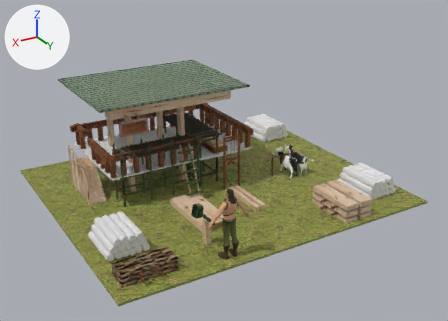
A saved change to the FBX model Blender Project Sawmill/Elf Sawmill/Elf_Sawmill_withElf.fbx.
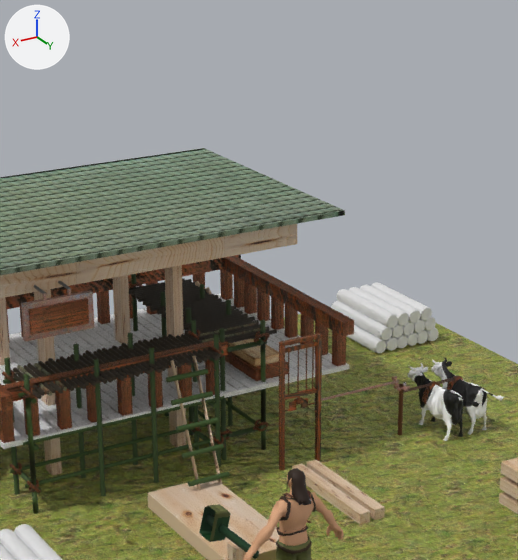
Old and new are each drawn whole from a 50 mm lens placed at (15.0, 26.0, 14.6), pointed at (-0.1, 0.7, 2.0) and again close up on the part from 25% to 71% of the width and 0% to 70% of the height. Every picture has the same lights, and +X, +Y and +Z are marked at upper left. Where no turn or scale is listed for an object, it has been applied to the vertices.

The scene before the commit, as lines of its bpy script (objects in view):
```python
ob_apost = bpy.data.objects.new('Apost', me_cubo_021)
ob_apost.location = (-0.89, -2.25, 1.79)
ob_barandillaa = bpy.data.objects.new('BarandillaA', me_cubo_059)
ob_barandillaa.location = (-2.56, -0.86, 2.04)
ob_barandillaa.rotation_euler = (0.0, 0.0, 3.142)  # degrees (0, 0, 180)
ob_barandillaa.scale = (-0.116, -0.103, -0.46)
ob_bigaterrat = bpy.data.objects.new('BigaTerrat', me_cubo)
ob_bigaterrat.location = (1.99, -1.03, 5.05)
# also in view: 'TerraEdifici' at (1.4, -3.6, 1.6); 'Sierra' at (-0.9, 0.2, 1.5); 'Andamio1' at (-0.7, -3.0, 1.5); 'Terra' at (-0.2, -0.5, 0.0); 'Terrat' at (1.9, -3.3, 5.4)
```
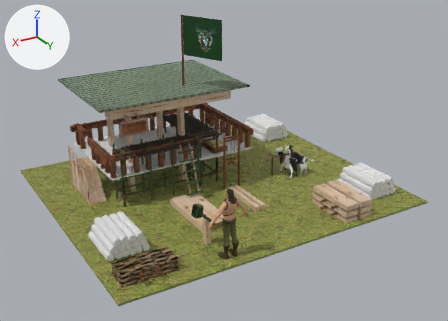
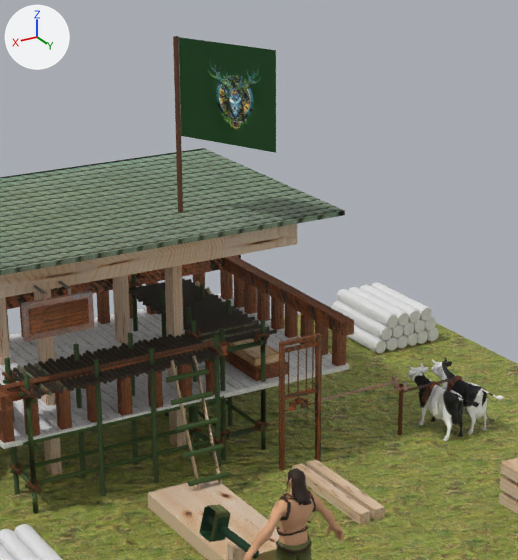
What differs and where, as boxes (x1, y1, x2, y2) in the close-ups (518 x 560 px):
'Plano.001', added: after (179, 37, 276, 153)
'Cubo', added: after (173, 36, 183, 212)

The change, as a diff of the scene's bpy script:
```diff
--- a/Blender Project Sawmill/Elf Sawmill/Elf_Sawmill_withElf.fbx.py
+++ b/Blender Project Sawmill/Elf Sawmill/Elf_Sawmill_withElf.fbx.py
@@ img_elf_flag_jpg @@
+img_elf_flag_jpg = load_image('Elf_Flag.jpg', 'Elf_Flag.jpg', 462, 784, 'sRGB')
@@ img_elf_flag_nrm_jpg @@
+img_elf_flag_nrm_jpg = load_image('Elf_Flag_NRM.jpg', 'Elf_Flag_NRM.jpg', 462, 784, 'Non-Color')
@@ mat_material_047 @@
 n2 = _N.new('ShaderNodeTexImage'); n2.name = 'Image Texture'
-n2.image = img_textura_liston_c_jpg
+n2.image = img_elf_flag_jpg
 n3 = _N.new('ShaderNodeTexImage'); n3.name = 'Image Texture.001'
-n3.image = img_textura_vaca_c_jpg_001
+n3.image = img_elf_flag_nrm_jpg
 n4 = _N.new('ShaderNodeNormalMap'); n4.name = 'Normal Map'
@@ me_plano_001 @@
+me_plano_001.from_pydata(...)  # 289 vertices, 256 faces; spans x -0.28..0.67, y -1.55..0.65, z -1.01..0.99
+me_plano_001.materials.append(mat_material_047)
@@ me_cubo_006 @@
+me_cubo_006.from_pydata(...)  # a box spanning x -1.0..1.0, y -1.0..1.0, z -1.0..1.0
+me_cubo_006.materials.append(mat_material_007)
@@ ob_plano_001 @@
+ob_plano_001 = bpy.data.objects.new('Plano.001', me_plano_001)
+ob_plano_001.location = (0.09, -0.27, 8.07)
@@ ob_cubo @@
+ob_cubo = bpy.data.objects.new('Cubo', me_cubo_006)
+ob_cubo.location = (0.79, -1.88, 7.1)
+ob_cubo.rotation_euler = (0.0, 0.0, 1.98)  # degrees (0, 0, 113)
+ob_cubo.scale = (-0.0385, -0.0385, -1.97)
```
